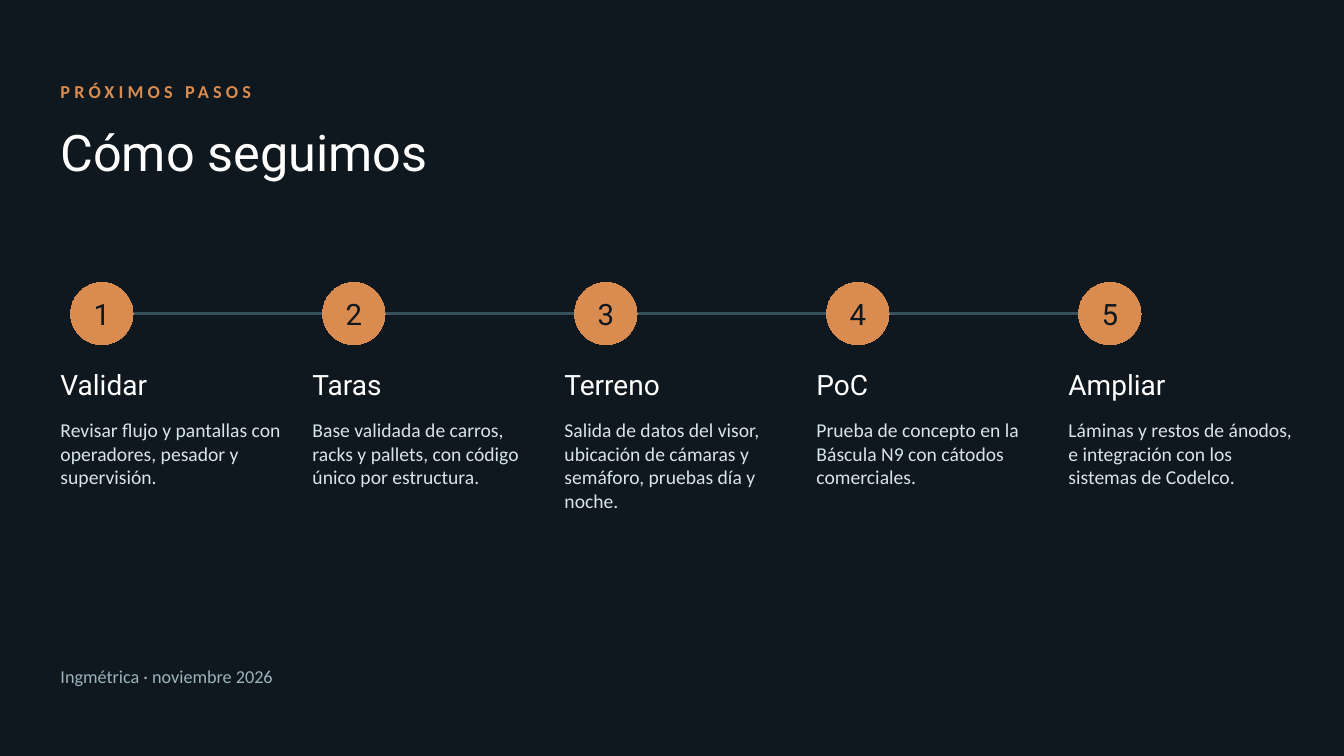
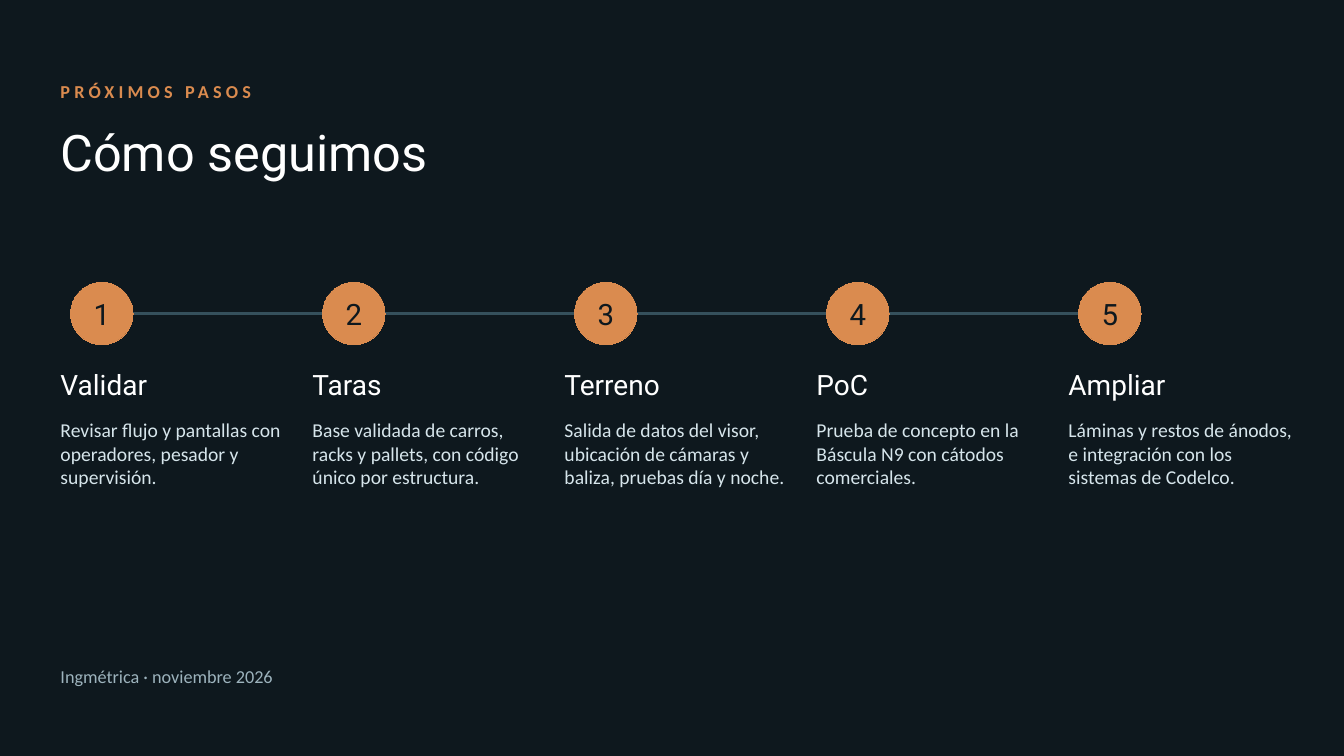
Before and after one commit to BortegaING/Codelco-Proyecto, a slide deck: slide 16 of presentacion/Bascula-N9-Ventanas.pptx (slide 15 before the commit). Drawn at 1344x756 pixels with LibreOffice and Linux fonts; fonts in the diff are those of the drawing. Boxes give left, top, right and bottom in pixels: in the first picture for what was removed or moved away, otherwise in the second. Text is boxed around its words. In the diff, an @@ line names an element or a change of style, - is before the commit and + after.

```diff
--- a/presentacion/Bascula-N9-Ventanas.pptx
+++ b/presentacion/Bascula-N9-Ventanas.pptx
@@ text at [564,423,784,487]: text changed @@
-Salida de datos del visor, ubicación de cámaras y semáforo, pruebas día y noche.
+Salida de datos del visor, ubicación de cámaras y baliza, pruebas día y noche.
```
Also in this commit, not shown: 6 other slides changed, 1 slide added, 26 other files.
